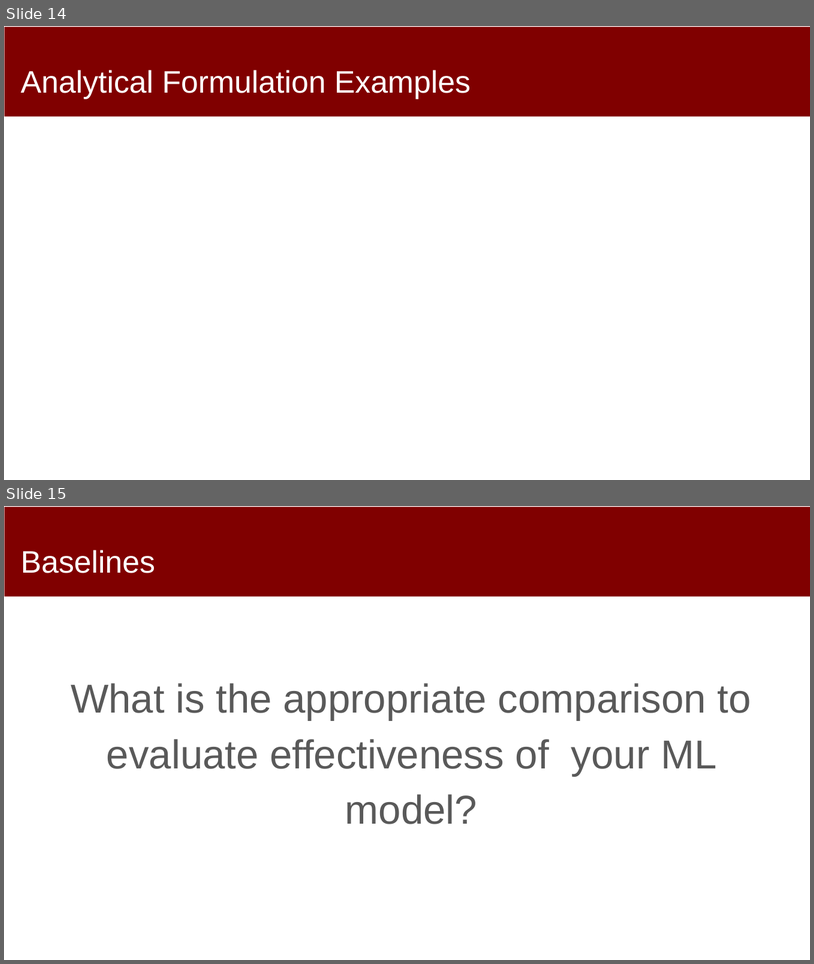
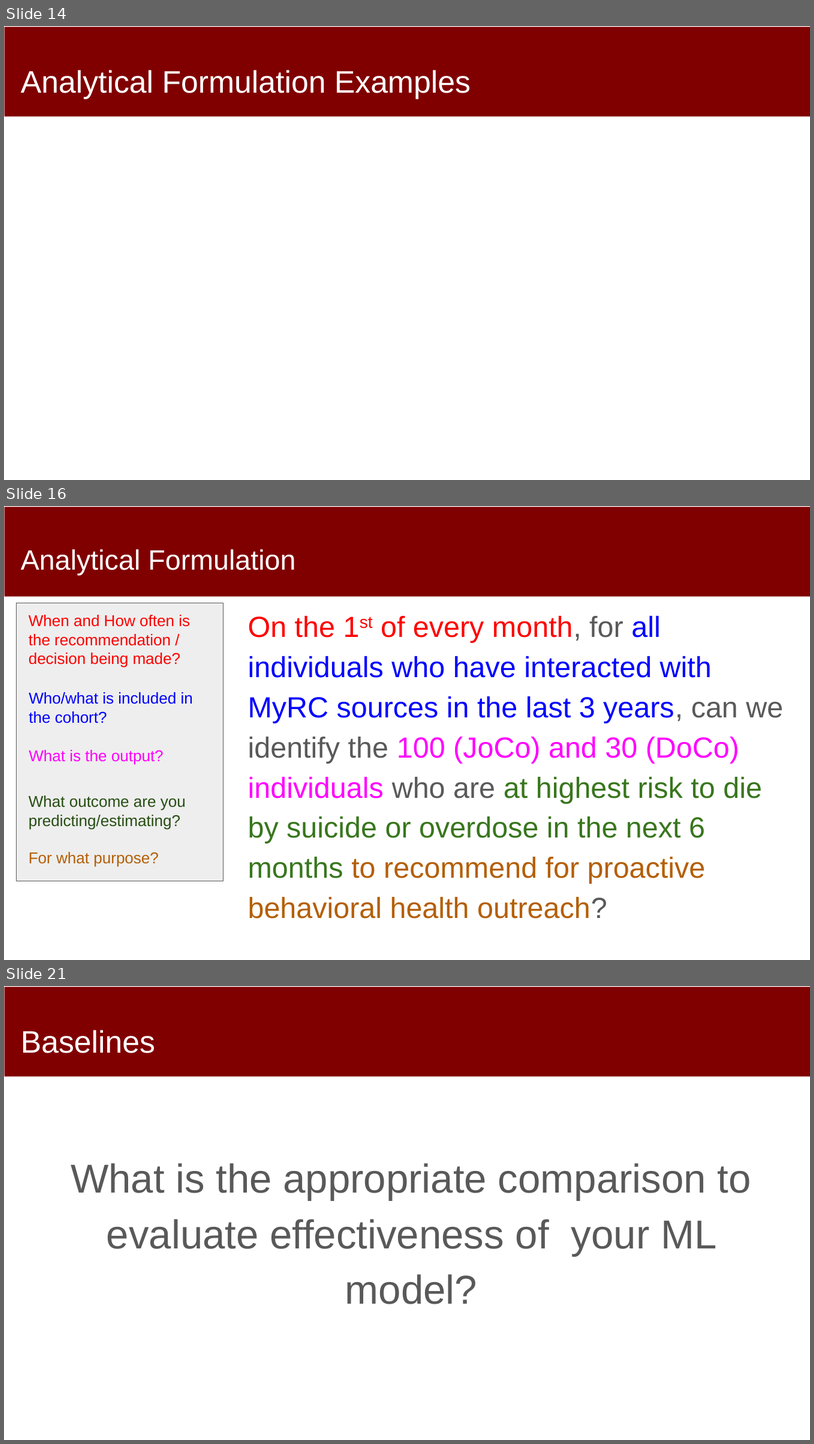
Before and after one commit to dssg/MLinPractice, a slide deck: Lectures/Lecture4-Formulation.pptx. Shown one above the other, each under a label of ours: slides 14 and 15 before the commit, slides 14, 16 and 21 after it; the slides between them are not shown. The pictures are 814x964 and 814x1444 pixels, drawn with LibreOffice and Linux fonts; fonts in the diff are those of the drawing. Boxes give left, top, right and bottom in pixels: in the first picture for what was removed or moved away, otherwise in the second. Text is boxed around its words. In the diff, an @@ line names an element or a change of style, - is before the commit and + after.

Commit message:
formulation lecture

```diff
--- a/Lectures/Lecture4-Formulation.pptx
+++ b/Lectures/Lecture4-Formulation.pptx
@@ slide 16 added at <box>4,506,810,960</box>, background #FFFFFF; not listed: 1 template element that a slide beside it also shows @@
@@ title added at <box>21,549,296,575</box>, 33.3 pt, text #FFFFFF @@
+Analytical Formulation
@@ rectangle added at <box>17,603,224,881</box>, fill #EEEEEE, outline #595959 0.75 pt @@
@@ text added at <box>29,615,190,664</box>, 18.7 pt, text #FF0000 @@
+When and How often is the recommendation / decision being made?
@@ text added at <box>248,616,783,883</box>, 34.7 pt, text #0000FF @@
+On the 1st of every month, for all individuals who have interacted with MyRC sources in the last 3 years, can we identify the 100 (JoCo) and 30 (DoCo) individuals who are at highest risk to die by suicide or overdose in the next 6 months to recommend for proactive behavioral health outreach?
@@ text added at <box>29,692,193,723</box>, 18.7 pt, text #0000FF @@
+Who/what is included in the cohort?
@@ text added at <box>29,750,164,764</box>, 18.7 pt, text #FF00FF @@
+What is the output?
@@ text added at <box>29,795,186,867</box>, 18.7 pt, text #274E13 @@
+What outcome are you predicting/estimating?
+For what purpose?
@@ what was slide 15 is now slide 21 @@
```
Also in this commit, not shown: 1 slide changed, 8 other slides added, 3 slides removed.
